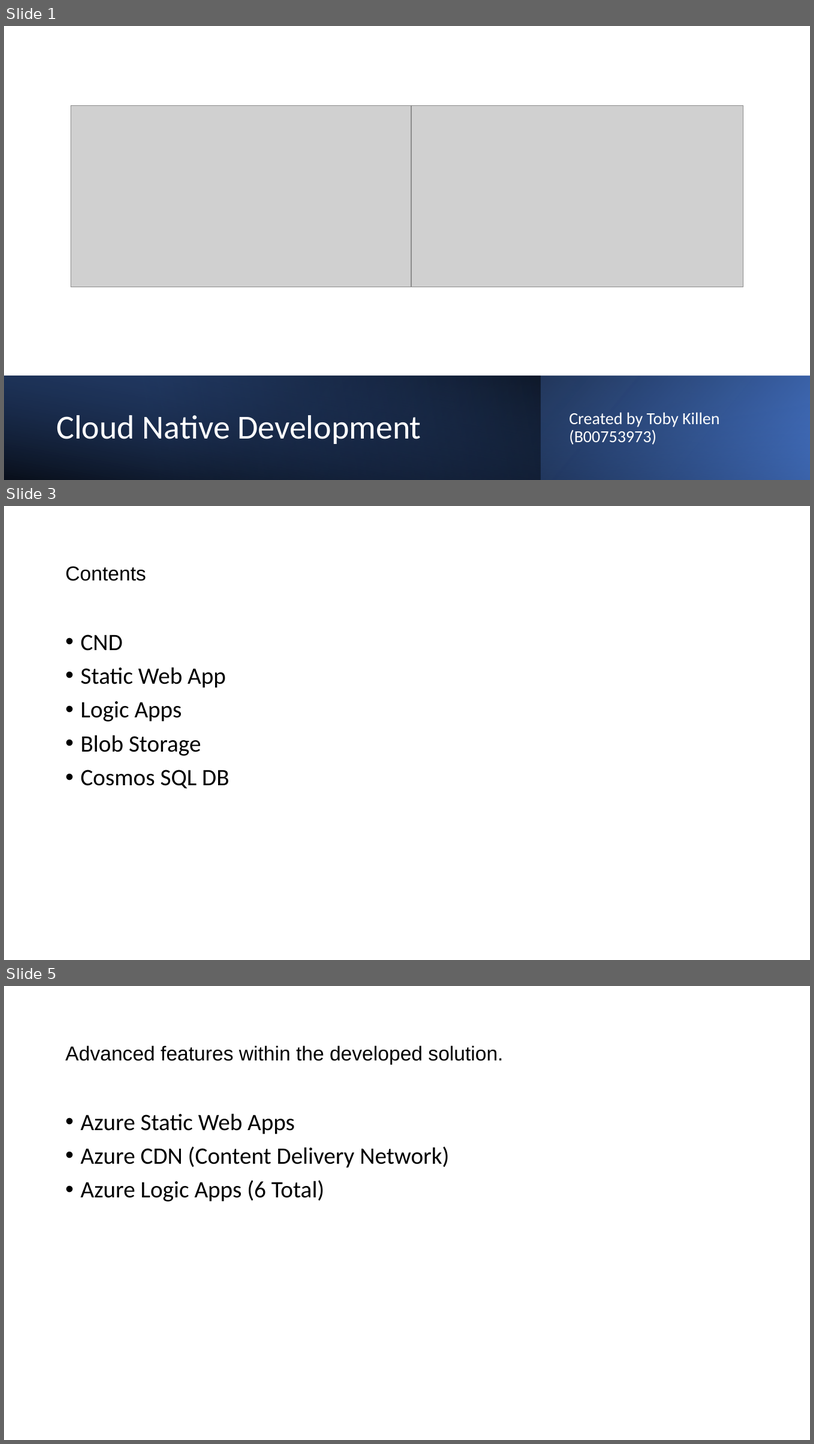
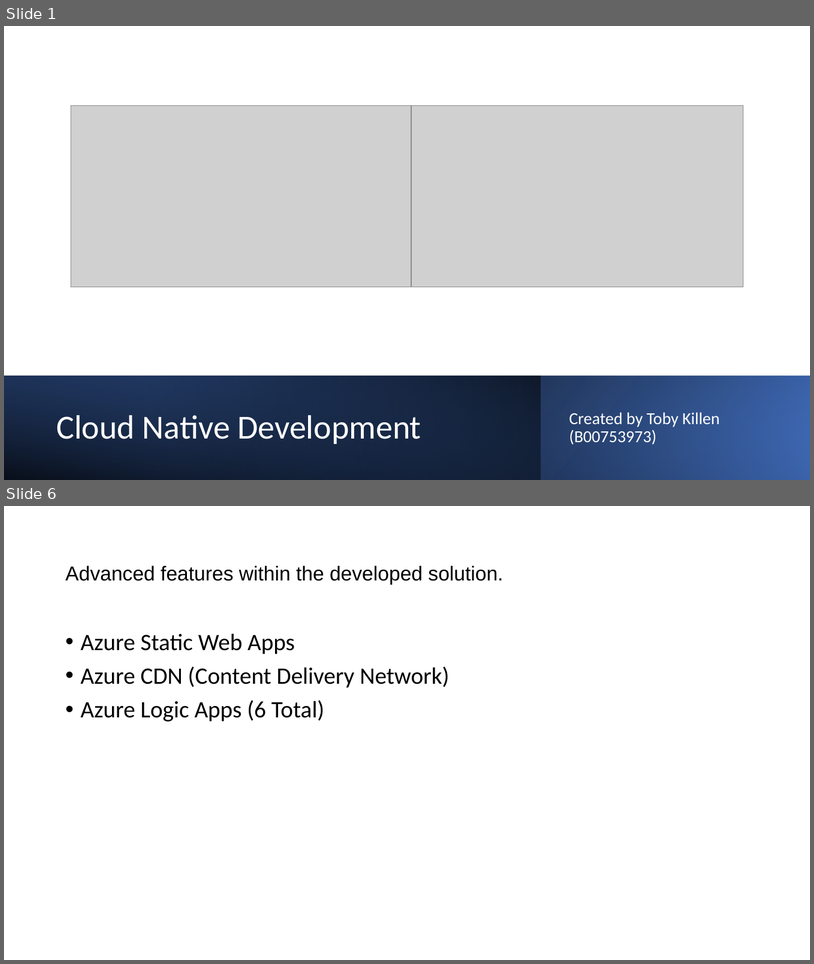
Before and after one commit to DevTobsterr/COM682, a slide deck: Cloud Native Development.pptx. Shown one above the other, each under a label of ours: slides 1, 3 and 5 before the commit, slides 1 and 6 after it; the slides between them are not shown. The pictures are 814x1444 and 814x964 pixels, drawn with LibreOffice and Linux fonts; fonts in the diff are those of the drawing; grey boxes stand for pictures. Boxes give left, top, right and bottom in pixels: in the first picture for what was removed or moved away, otherwise in the second. Text is boxed around its words. In the diff, an @@ line names an element or a change of style, - is before the commit and + after.

```diff
--- a/Cloud Native Development.pptx
+++ b/Cloud Native Development.pptx
@@ slide 3 removed at [4, 506, 810, 960], background #FFFFFF @@
@@ title removed at [65, 566, 146, 581] @@
-Contents
@@ text removed at [81, 634, 229, 789] @@
-• CND
-• Static Web App
-• Logic Apps
-• Blob Storage
-• Cosmos SQL DB
@@ what was slide 5 is now slide 6 @@
```
Also in this commit, not shown: 2 slides changed, 2 slides added, 1 other file.
